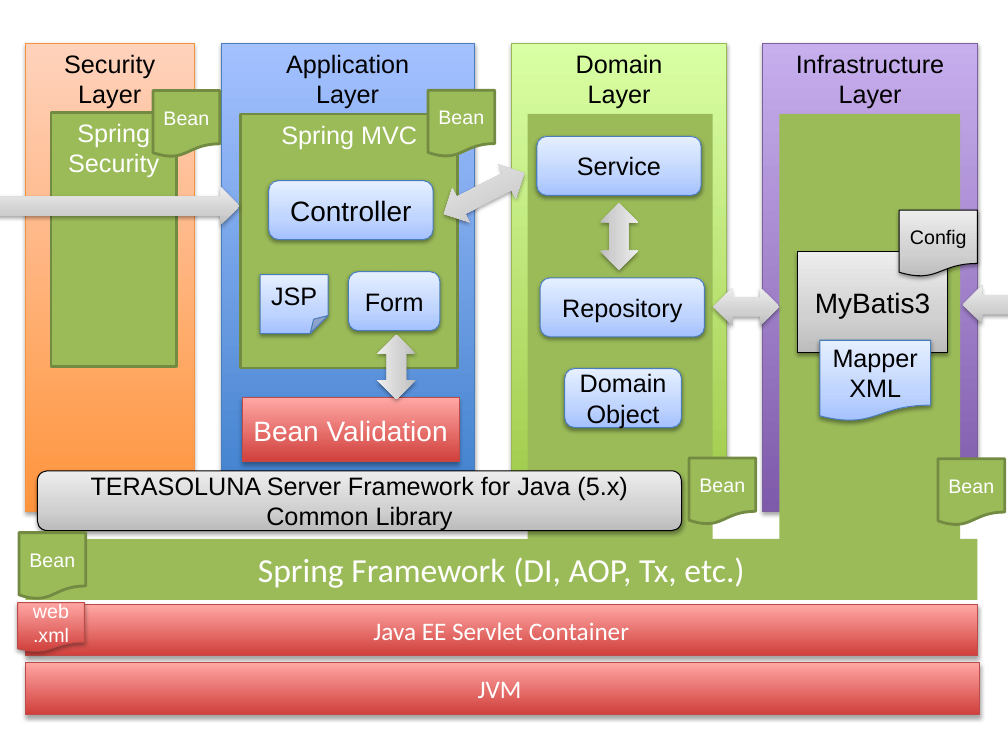
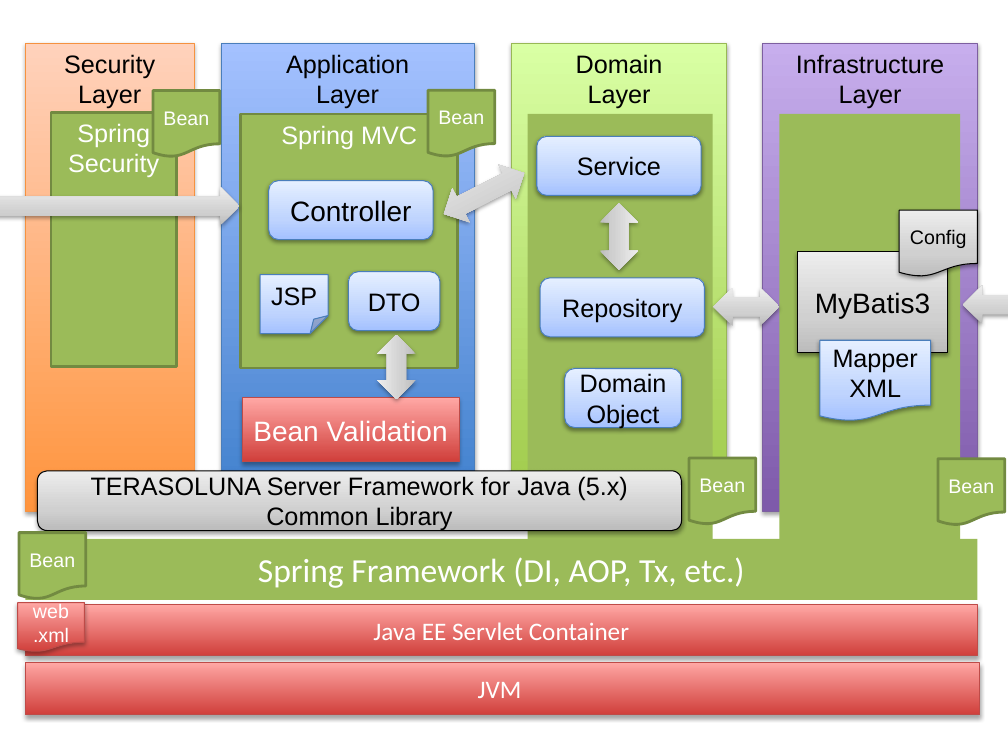
Before and after one commit to kazuki43zoo/demo-application, a slide deck: slide 1 of images/material.pptx. Drawn at 1008x756 pixels with LibreOffice and Linux fonts; fonts in the diff are those of the drawing; background and template pictures are left out. Boxes give left, top, right and bottom in pixels: in the first picture for what was removed or moved away, otherwise in the second. Text is boxed around its words. In the diff, an @@ line names an element or a change of style, - is before the commit and + after.

```diff
--- a/images/material.pptx
+++ b/images/material.pptx
@@ text in rounded rectangle at (x1=368, y1=293, x2=421, y2=312): text changed @@
-Form
+DTO
```
Also in this commit, not shown: 2 other files.
